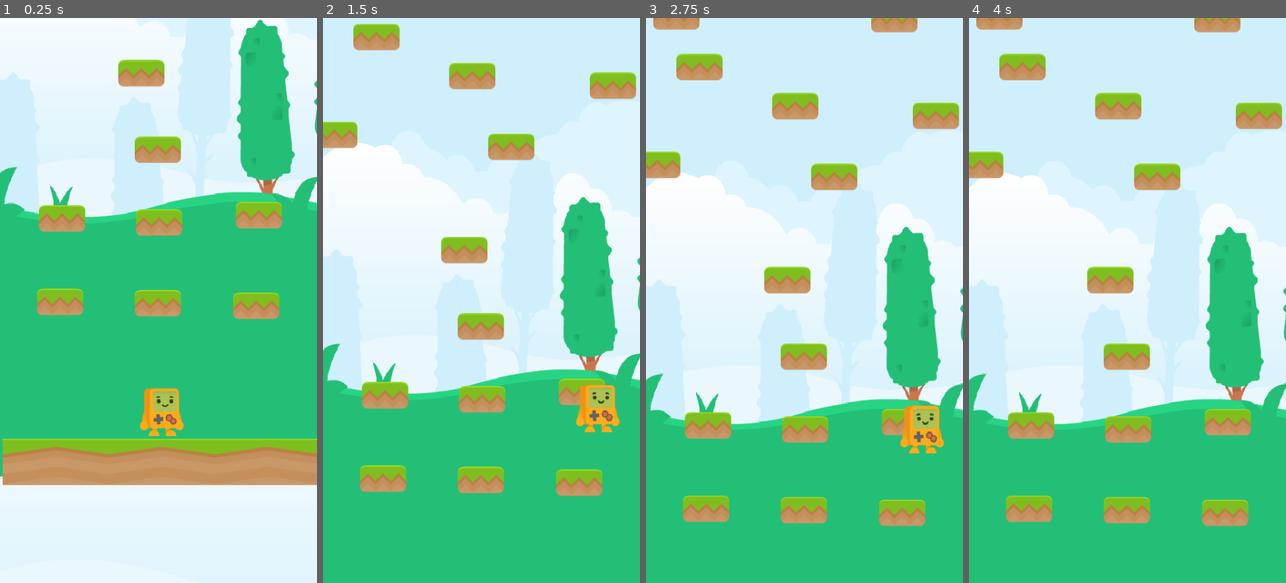
Above: before the commit, frames 1-4 (left to right).
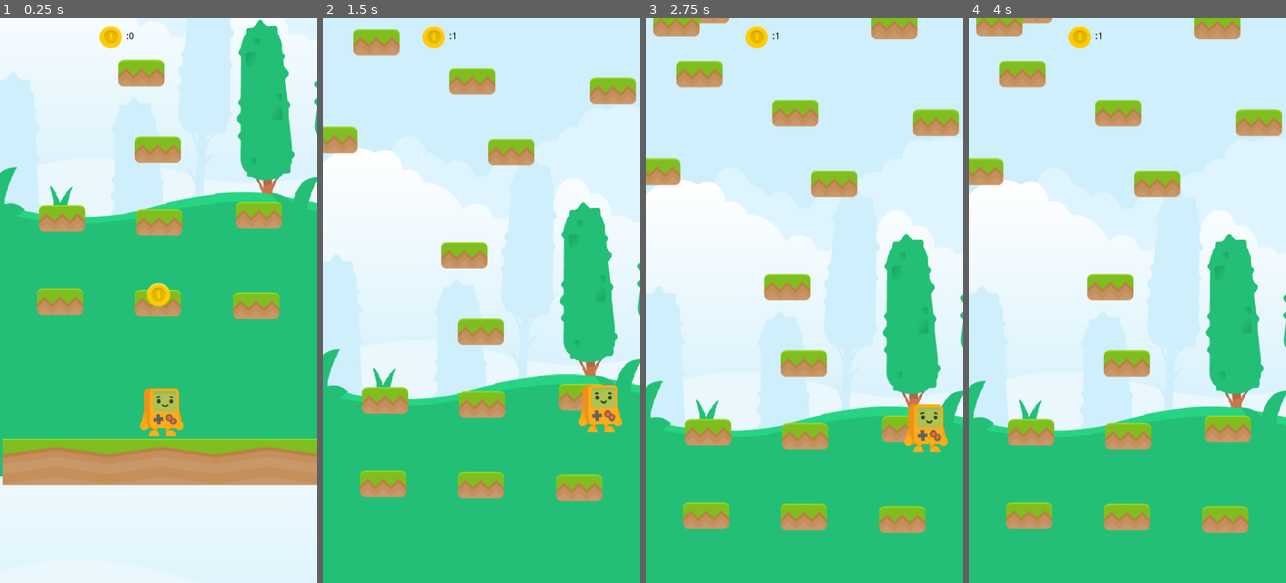
Above: after the commit, the same moments.

Repository: dickinsona19/WEFLY
Game: Godot game, scene res://Main World/Main.tscn
Two runs of this game, one before a commit and one after it. Both use one fixed random seed, a clock stepped at 60 frames per second and the inputs below.
Inputs:
- Up to frame 1 (0.25 s): no input
- Up to frame 2 (1.5 s): hold D (move_right) 0.53-1.28 s; tap Space (jump) at 0.77 s; hold A (move_left) from 1.28 s (still down)
- Up to frame 3 (2.75 s): tap Space (jump) at 1.52 s; release A (move_left) at 2.03 s; hold D (move_right) from 2.03 s (still down)
- Up to frame 4 (4 s): tap Space (jump) at 3.02, 3.77 s; tap Enter at 3.5 s; release D (move_right) at 3.53 s; hold A (move_left) from 3.53 s (still down)

The runs differ from the first frame. In frame 1, 0.5% of the frame differs, in the area x 31-54%, y 1-51%; in frame 2, 9.3%; in frame 3, 13%, in the area x 0-100%, y 0-92%; in frame 4, 12%.

Commit message:
The Player can collect coins, and goes faster the more coins they collect

Diff:
--- /dev/null
+++ b/Coin/coin.gd
@@ -0,0 +1,26 @@
+extends Node2D
+
+
+# Declare member variables here. Examples:
+# var a = 2
+# var b = "text"
+
+
+# Called when the node enters the scene tree for the first time.
+func _ready():
+	pass # Replace with function body.
+
+
+# Called every frame. 'delta' is the elapsed time since the previous frame.
+#func _process(delta):
+#	pass
+
+
+func _on_Area2D_area_entered(area):
+	pass
+
+
+func _on_Area2D_body_entered(body):
+	if body.name == "Player":
+		get_parent().get_node("Player").coins += 1
+		queue_free()
--- /dev/null
+++ b/Coin/coin.tscn
@@ -0,0 +1,22 @@
+[gd_scene load_steps=4 format=2]
+
+[ext_resource path="res://Coin/coinGold.png" type="Texture" id=1]
+[ext_resource path="res://Coin/coin.gd" type="Script" id=2]
+
+[sub_resource type="CircleShape2D" id=1]
+radius = 18.0
+
+[node name="Node2D" type="Node2D"]
+script = ExtResource( 2 )
+
+[node name="Area2D" type="Area2D" parent="."]
+
+[node name="CollisionShape2D" type="CollisionShape2D" parent="Area2D"]
+shape = SubResource( 1 )
+
+[node name="CoinGold" type="Sprite" parent="Area2D"]
+position = Vector2( 0, -1 )
+texture = ExtResource( 1 )
+
+[connection signal="area_entered" from="Area2D" to="." method="_on_Area2D_area_entered"]
+[connection signal="body_entered" from="Area2D" to="." method="_on_Area2D_body_entered"]
--- /dev/null
+++ b/HUD/HUD.tscn
@@ -0,0 +1,20 @@
+[gd_scene load_steps=2 format=2]
+
+[ext_resource path="res://Coin/coinGold.png" type="Texture" id=1]
+
+[node name="Node2D" type="Node2D"]
+
+[node name="CanvasLayer" type="CanvasLayer" parent="."]
+
+[node name="Label" type="Label" parent="CanvasLayer"]
+modulate = Color( 0, 0, 0, 1 )
+margin_left = 191.0
+margin_top = 21.0
+margin_right = 241.0
+margin_bottom = 41.0
+text = ": 10"
+
+[node name="CoinGold" type="Sprite" parent="CanvasLayer"]
+position = Vector2( 167.875, 27.375 )
+scale = Vector2( 0.975, 0.960714 )
+texture = ExtResource( 1 )
--- a/Main World/Main.gd
+++ b/Main World/Main.gd
@@ -21,11 +21,14 @@
 		if prePlayerMaxHeight >= maxPlayerHeight +500:
 			for x in 10:
 				spawnPlatforms()
+				spawnCoins()
 			prePlayerMaxHeight = maxPlayerHeight
 		$Camera2D.position.y = maxPlayerHeight - 200
 
 		$BackGround/BackgroundEmpty.position.y = maxPlayerHeight + 100
 		$deathColliders.position.y = maxPlayerHeight + 198
+
+		$HUD/CanvasLayer/Label.text = ":" + str($Player.coins)
 
 
 func spawnPlatforms():
@@ -33,6 +36,12 @@
 	var instancedPlatform = newPlatform.instance()
 	instancedPlatform.position = Vector2(randi() % 480 + 120, rand_range($Player.position.y - 500 ,$Player.position.y -1000 ))
 	add_child(instancedPlatform)
+
+func spawnCoins():
+	var newCoin = load("res://Coin/coin.tscn")
+	var instancedCoin = newCoin.instance()
+	instancedCoin.position = Vector2(randi() % 480 + 120, rand_range($Player.position.y - 500 ,$Player.position.y -1000 ))
+	add_child(instancedCoin)
 
 
 func _on_DeathCollider_body_entered(body):
--- a/Main World/Main.tscn
+++ b/Main World/Main.tscn
@@ -6,6 +6,8 @@
 [ext_resource path="res://Main World/jumpPlatform.tscn" type="PackedScene" id=4]
 [ext_resource path="res://Main World/backgroundColorGrass.png" type="Texture" id=5]
 [ext_resource path="res://Main World/backgroundEmpty.png" type="Texture" id=6]
+[ext_resource path="res://Coin/coin.tscn" type="PackedScene" id=7]
+[ext_resource path="res://HUD/HUD.tscn" type="PackedScene" id=8]
 
 [sub_resource type="RectangleShape2D" id=1]
 extents = Vector2( 290.5, 112.25 )
@@ -79,7 +81,7 @@
 position = Vector2( -233, -291 )
 
 [node name="CollisionShape2D" type="CollisionShape2D" parent="deathColliders/DeathCollider"]
-position = Vector2( -33, 3 )
+position = Vector2( -37, 5 )
 shape = SubResource( 2 )
 
 [node name="DeathCollider2" type="Area2D" parent="deathColliders"]
@@ -94,8 +96,14 @@
 position = Vector2( 152, -257 )
 
 [node name="CollisionShape2D" type="CollisionShape2D" parent="deathColliders/DeathCollider3"]
-position = Vector2( 103, -23 )
+position = Vector2( 107, -22 )
 shape = SubResource( 2 )
+
+[node name="Node2D8" parent="." instance=ExtResource( 7 )]
+position = Vector2( 352, 541 )
+
+[node name="HUD" parent="." instance=ExtResource( 8 )]
+position = Vector2( 56, 320 )
 
 [connection signal="body_entered" from="deathColliders/DeathCollider" to="." method="_on_DeathCollider_body_entered"]
 [connection signal="body_entered" from="deathColliders/DeathCollider2" to="." method="_on_DeathCollider2_body_entered"]
--- a/Player/Player.gd
+++ b/Player/Player.gd
@@ -2,7 +2,8 @@
 
 
 var jumpPositon = Vector2(0, -3)
-
+var coins = 0
+var maxSpeed = (coins+1) *.05
 
 # Called when the node enters the scene tree for the first time.
 func _ready():
@@ -17,14 +18,14 @@
 	if Input.is_action_pressed("move_right"):
 		apply_central_impulse(Vector2(15,0))
 
-	if linear_velocity.x > 250:
-		linear_velocity.x = 250
-	if linear_velocity.x < -250:
-		linear_velocity.x = -250
+	if linear_velocity.x > 250 + (250*maxSpeed):
+		linear_velocity.x = 250 + (250*maxSpeed)
+	if linear_velocity.x < -250 +(-250*maxSpeed):
+		linear_velocity.x = -250 + (-250*maxSpeed)
 
 
 func _on_Player_body_entered(body):
-	apply_central_impulse(Vector2(0,-550))
+	apply_central_impulse(Vector2(0,-550 + (-250*maxSpeed)))
 	$AnimatedSprite.play("jump")
 	$jumpTimer.start()
 
Binary file added: Coin/coinGold.png
Not shown, added: Coin/coinGold.png.import
Not shown: 1 places in Main World/Main.tscn that only renumber resources
